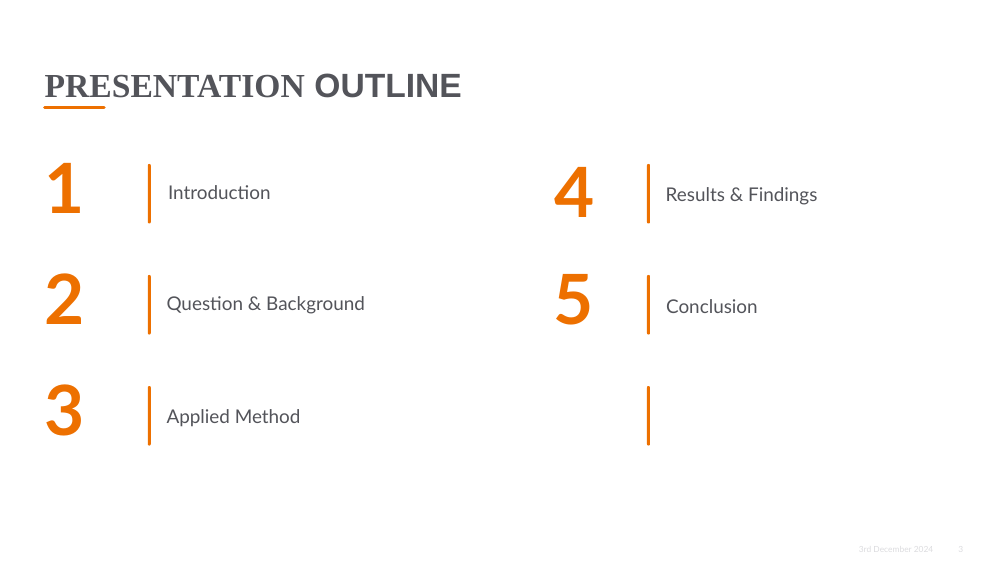
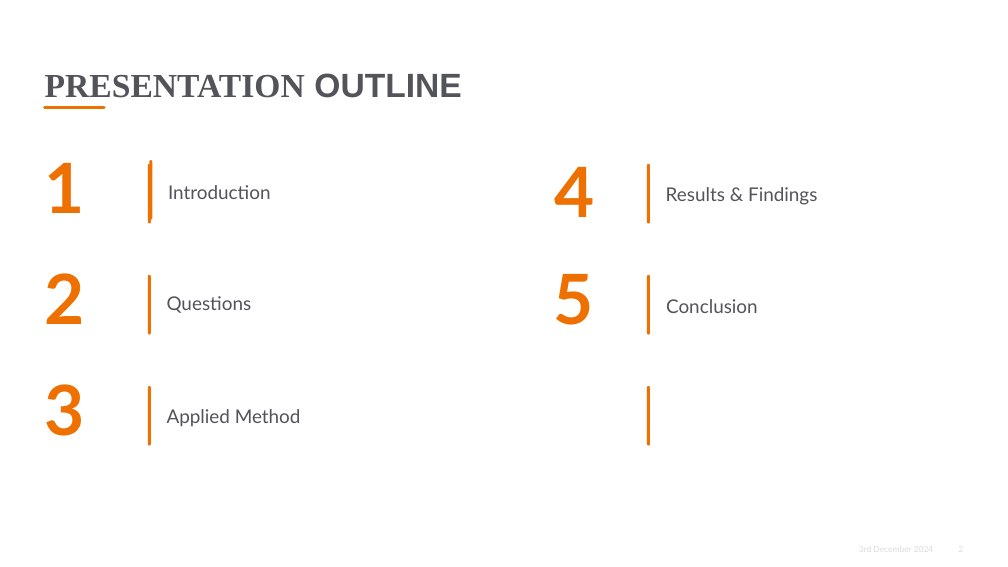
Before and after one commit to SathwikSharma226/PRS_FinalProject_EVGermany, a slide deck: slide 2 of PRS_Presentation_EVGermany.pptx (slide 3 before the commit). Drawn at 1008x567 pixels with LibreOffice and Linux fonts; fonts in the diff are those of the drawing; background and template pictures are left out. Boxes give left, top, right and bottom in pixels: in the first picture for what was removed or moved away, otherwise in the second. Text is boxed around its words. In the diff, an @@ line names an element or a change of style, - is before the commit and + after.

```diff
--- a/PRS_Presentation_EVGermany.pptx
+++ b/PRS_Presentation_EVGermany.pptx
@@ rounded rectangle added at [149, 160, 152, 220], fill #ED7000 @@
@@ text at [167, 296, 252, 313]: text changed @@
-Question & Background
+Questions
```
Also in this commit, not shown: 7 other slides changed, 3 slides added, 1 slide removed.
